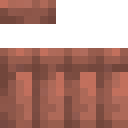
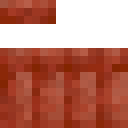
Layers edited between the first and the second (128, 128) image:
hid "Pasted Layer #9" over [0, 0, 128, 128]
added layer "Visible #1" above "Pasted Layer #12" over [0, 0, 128, 128]
hid "Visible" over [0, 0, 128, 128]
